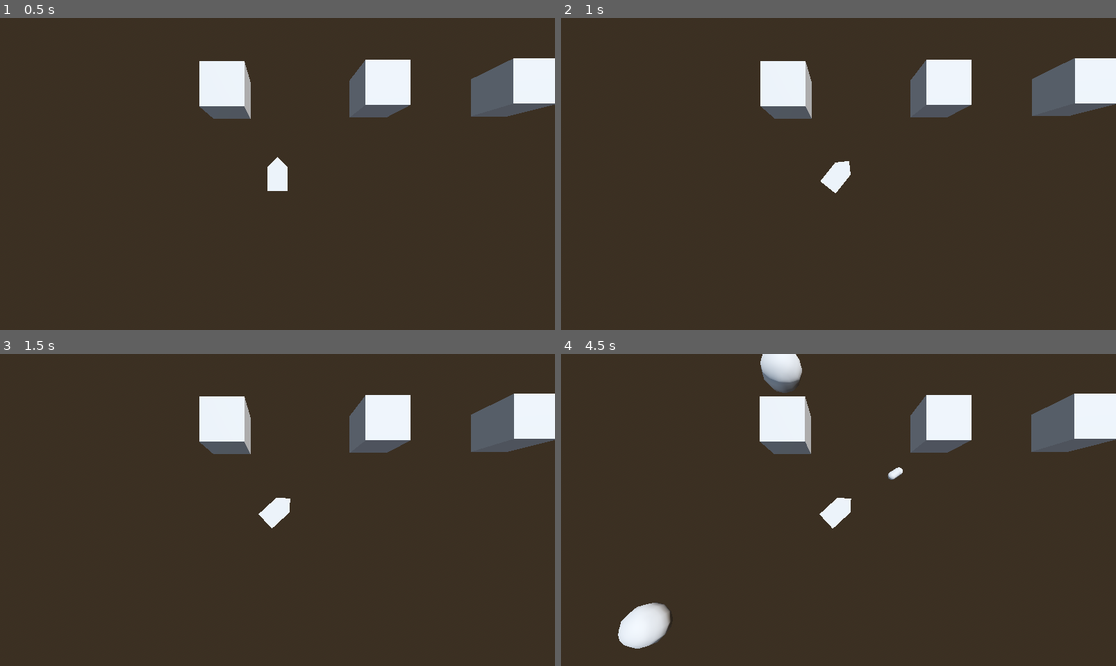
Above: before the commit, frames 1-4 (two rows, left to right).
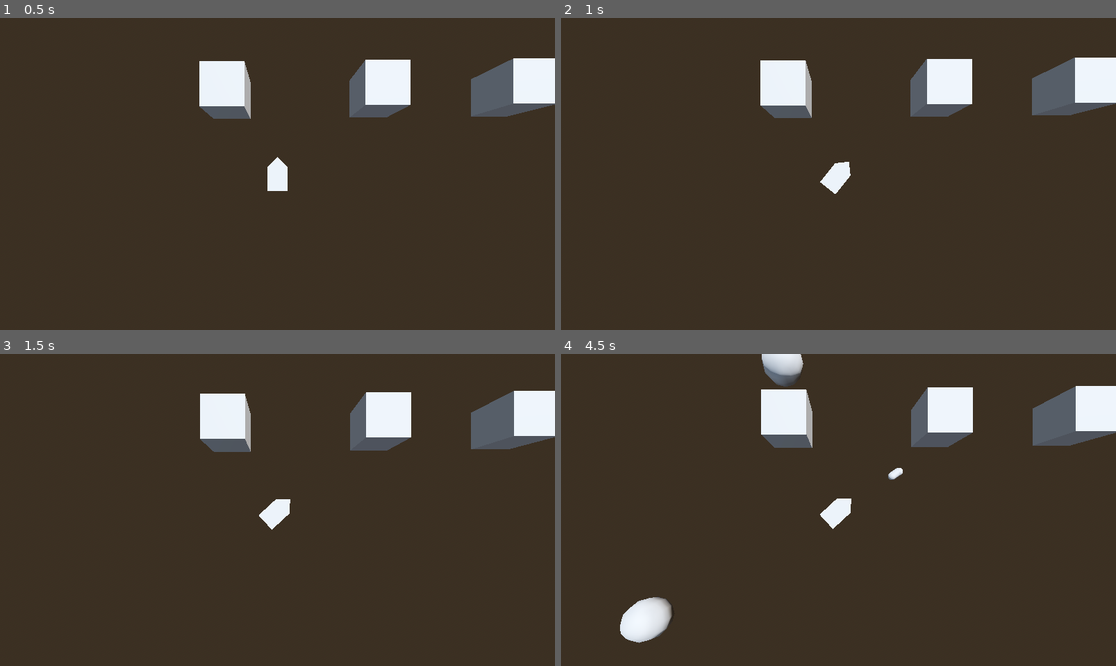
Above: after the commit, the same moments.

Repository: TheiaB/propaganda-asteroids
Game: Godot game, scene res://scenes/game.tscn
Same seed, same stepped clock (60 frames per second), same inputs: the game is played once before the commit and once after it.
Inputs:
- Up to frame 1 (0.5 s): no input
- Up to frame 2 (1 s): tap Enter at 0.5 s; hold D (right) from 0.53 s (still down); tap S (break) at 0.6 s
- Up to frame 3 (1.5 s): release D (right) at 1.28 s; hold A (left) from 1.28 s (still down); tap W (gas) at 1.35 s
- Up to frame 4 (4.5 s): release A (left) at 2.03 s; hold D (right) 2.03-3.53 s; tap one key every 0.75 s from 2.1 s: J (shoot) S (break) W (gas) J (shoot); hold A (left) from 3.53 s (still down)

Frame 1 is identical in both runs. In frame 2, 0.3% of the frame differs, in the area x 35-100%, y 12-57%; in frame 3, 0.9%; in frame 4, 3.3%, in the area x 10-100%, y 0-95%.

Commit message:
basic item system + character stats

Diff:
--- a/scenes/game.tscn
+++ b/scenes/game.tscn
@@ -6,8 +6,9 @@
 [ext_resource type="PackedScene" uid="uid://ccdafq5nlkpgj" path="res://scenes/basic_weapon.tscn" id="5_iywne"]
 [ext_resource type="PackedScene" uid="uid://cyg2e5xslvje3" path="res://scenes/asteroid_manager.tscn" id="5_p57ef"]
 [ext_resource type="Script" uid="uid://cle63b14ouwvl" path="res://scripts/item.gd" id="5_u5sy4"]
-[ext_resource type="PackedScene" uid="uid://ccnircavlsand" path="res://scenes/basic_shield.tscn" id="7_u5sy4"]
-[ext_resource type="PackedScene" uid="uid://cpdqixphjaa3d" path="res://scenes/passive_speed_boost.tscn" id="8_gee14"]
+[ext_resource type="PackedScene" uid="uid://dfri2flh1jp1g" path="res://scenes/basic_shield.tscn" id="7_u5sy4"]
+[ext_resource type="PackedScene" uid="uid://b3gptuxi7o4ay" path="res://scenes/passive_speed_boost.tscn" id="8_gee14"]
+[ext_resource type="Script" uid="uid://cioq7tti47u63" path="res://scripts/character_stat_controller.gd" id="9_0tnpc"]
 
 [sub_resource type="ProceduralSkyMaterial" id="ProceduralSkyMaterial_80nbo"]
 sky_horizon_color = Color(0.662243, 0.671743, 0.686743, 1)
@@ -48,9 +49,10 @@
 [node name="WorldEnvironment" type="WorldEnvironment" parent="."]
 environment = SubResource("Environment_feb5d")
 
-[node name="Ship" parent="." node_paths=PackedStringArray("weapon", "shield", "items") instance=ExtResource("2_lnu2h")]
+[node name="Ship" parent="." node_paths=PackedStringArray("stats", "weapon", "shield", "items") instance=ExtResource("2_lnu2h")]
 unique_name_in_owner = true
 transform = Transform3D(0.5, 0, 0, 0, 0.5, 0, 0, 0, 0.5, 0, 0, 0)
+stats = NodePath("../CharacterStats/BasicStartStats")
 weapon = NodePath("../Items/Weapons/basic_weapon")
 shield = NodePath("../Items/Shields/basic_shield")
 items = [NodePath("../Items/Generic_Items/passive_speed_boost")]
@@ -129,3 +131,8 @@
 [node name="Generic_Items" type="Node" parent="Items"]
 
 [node name="passive_speed_boost" parent="Items/Generic_Items" instance=ExtResource("8_gee14")]
+
+[node name="CharacterStats" type="Node" parent="."]
+
+[node name="BasicStartStats" type="Node" parent="CharacterStats"]
+script = ExtResource("9_0tnpc")
--- a/scenes/ship.tscn
+++ b/scenes/ship.tscn
@@ -9,7 +9,6 @@
 collision_layer = 2
 collision_mask = 5
 script = ExtResource("1_2gnfn")
-ACCELERATION = 3.0
 
 [node name="CollisionShape3D" type="CollisionShape3D" parent="."]
 transform = Transform3D(1, 0, 0, 0, 1, 0, 0, 0, 1, 0, 0, 0.246113)
--- /dev/null
+++ b/scripts/character_stat_controller.gd
@@ -0,0 +1,10 @@
+extends Node
+
+class_name CharacterStats
+
+@export var ACCELERATION := 2.0
+@export var DECELERATION := 0.0
+@export var MAX_SPEED := 5.0
+@export var ROTATION_SPEED := 1.5
+@export var MIN_SPEED_THRESHOLD := 0.1
+@export var DECELERATION_AFTER_THRESHOLD := 0.1
--- a/scripts/passive_speed_boost.gd
+++ b/scripts/passive_speed_boost.gd
@@ -4,4 +4,4 @@
 	pass # Replace with function body.
 
 func load_attributes(ship: Ship):
-	ship.MAX_SPEED = 0.1
+	pass
--- a/scripts/ship.gd
+++ b/scripts/ship.gd
@@ -2,12 +2,7 @@
 
 class_name Ship
 
-@export var ACCELERATION := 2.0
-@export var DECELERATION := 0.0
-@export var MAX_SPEED := 5.0
-@export var ROTATION_SPEED := 1.5
-@export var MIN_SPEED_THRESHOLD := 0.1
-@export var DECELERATION_AFTER_THRESHOLD := 0.1
+@export var stats : CharacterStats
 
 signal player_hit_static_body
 signal laser_shot
@@ -49,21 +44,21 @@
 
 func _physics_process(delta):
 	if Input.is_action_pressed("left"):
-		rotate_y(ROTATION_SPEED * delta)
+		rotate_y(stats.ROTATION_SPEED * delta)
 	if Input.is_action_pressed("right"):
-		rotate_y(-ROTATION_SPEED * delta)
+		rotate_y(-stats.ROTATION_SPEED * delta)
 
 	var input_vector = Vector3(0, 0, -Input.get_axis("break", "gas"))
 
 	if input_vector != Vector3.ZERO:
 		input_vector = input_vector.normalized()
 		var direction = (global_transform.basis * input_vector)
-		velocity = velocity.move_toward(direction * MAX_SPEED, ACCELERATION * delta)
+		velocity = velocity.move_toward(direction * stats.MAX_SPEED, stats.ACCELERATION * delta)
 	else:
-		if velocity.x <= MIN_SPEED_THRESHOLD and velocity.z <= MIN_SPEED_THRESHOLD:
-			velocity = velocity.move_toward(Vector3.ZERO, DECELERATION_AFTER_THRESHOLD * delta)
+		if velocity.x <= stats.MIN_SPEED_THRESHOLD and velocity.z <= stats.MIN_SPEED_THRESHOLD:
+			velocity = velocity.move_toward(Vector3.ZERO, stats.DECELERATION_AFTER_THRESHOLD * delta)
 		else:
-			velocity = velocity.move_toward(Vector3.ZERO, DECELERATION * delta)
+			velocity = velocity.move_toward(Vector3.ZERO, stats.DECELERATION * delta)
 
 	move_and_slide()
 	for i in get_slide_collision_count():
Not shown: 1 places in scenes/basic_shield.tscn that only renumber resources
Not shown: 1 places in scenes/game.tscn that only renumber resources
Not shown: 1 places in scenes/passive_speed_boost.tscn that only renumber resources
Not shown, added: scripts/character_stat_controller.gd.uid
